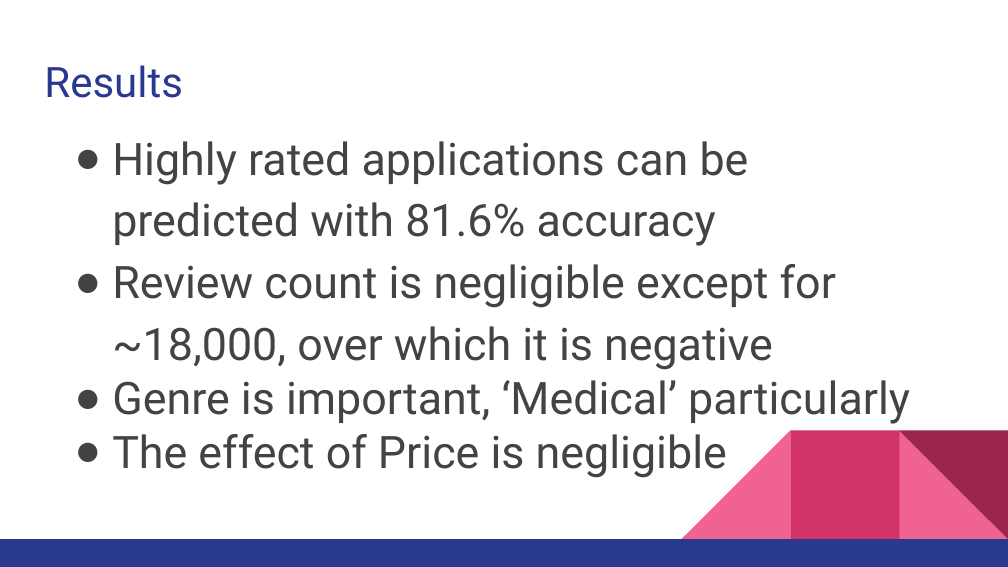
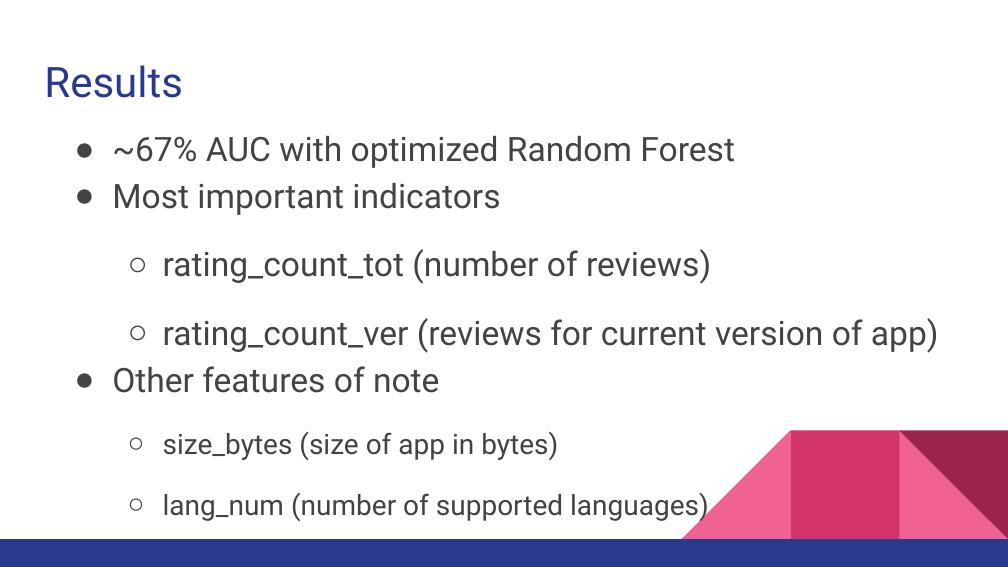
Before and after one commit to ryanhfrench/portfolio, a slide deck: slide 11 of analyzing_key_indicators_of_high_app_reviews/presentation.pptx. Drawn at 1008x567 pixels with LibreOffice and Linux fonts; fonts in the diff are those of the drawing. Boxes give left, top, right and bottom in pixels: in the first picture for what was removed or moved away, otherwise in the second. Text is boxed around its words. In the diff, an @@ line names an element or a change of style, - is before the commit and + after.

```diff
--- a/analyzing_key_indicators_of_high_app_reviews/presentation.pptx
+++ b/analyzing_key_indicators_of_high_app_reviews/presentation.pptx
@@ text at (112, 136, 939, 522): text changed; size 32 to 24 pt @@
-● Highly rated applications can be predicted with 81.6% accuracy
-● Review count is negligible except for ~18,000, over which it is negative
-● Genre is important, ‘Medical’ particularly
-● The effect of Price is negligible
+● ~67% AUC with optimized Random Forest
+● Most important indicators
+  ○ rating_count_tot (number of reviews)
+  ○ rating_count_ver (reviews for current version of app)
+● Other features of note
+  ○ size_bytes (size of app in bytes)
+  ○ lang_num (number of supported languages)
```
Also in this commit, not shown: 5 other slides changed, 4 other files.
